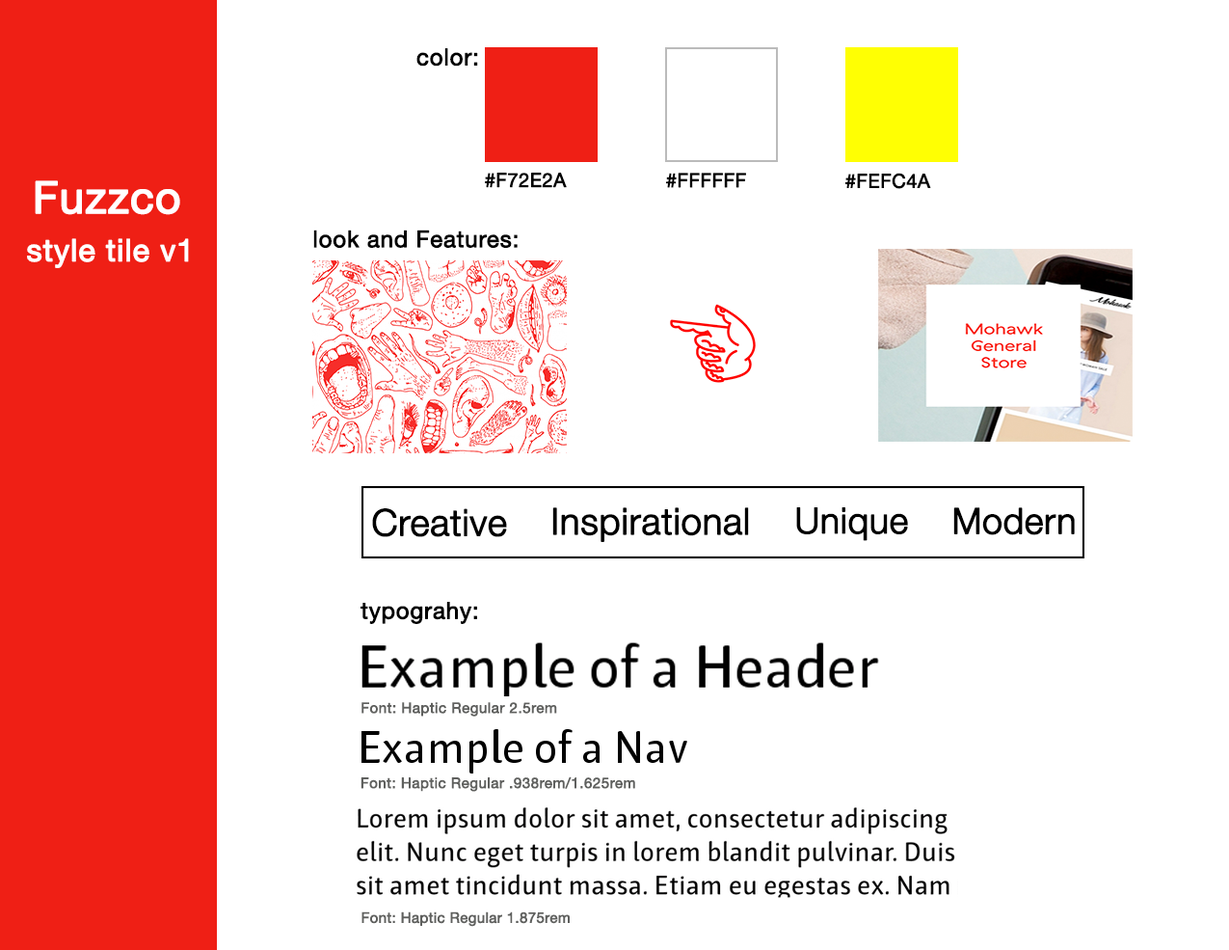
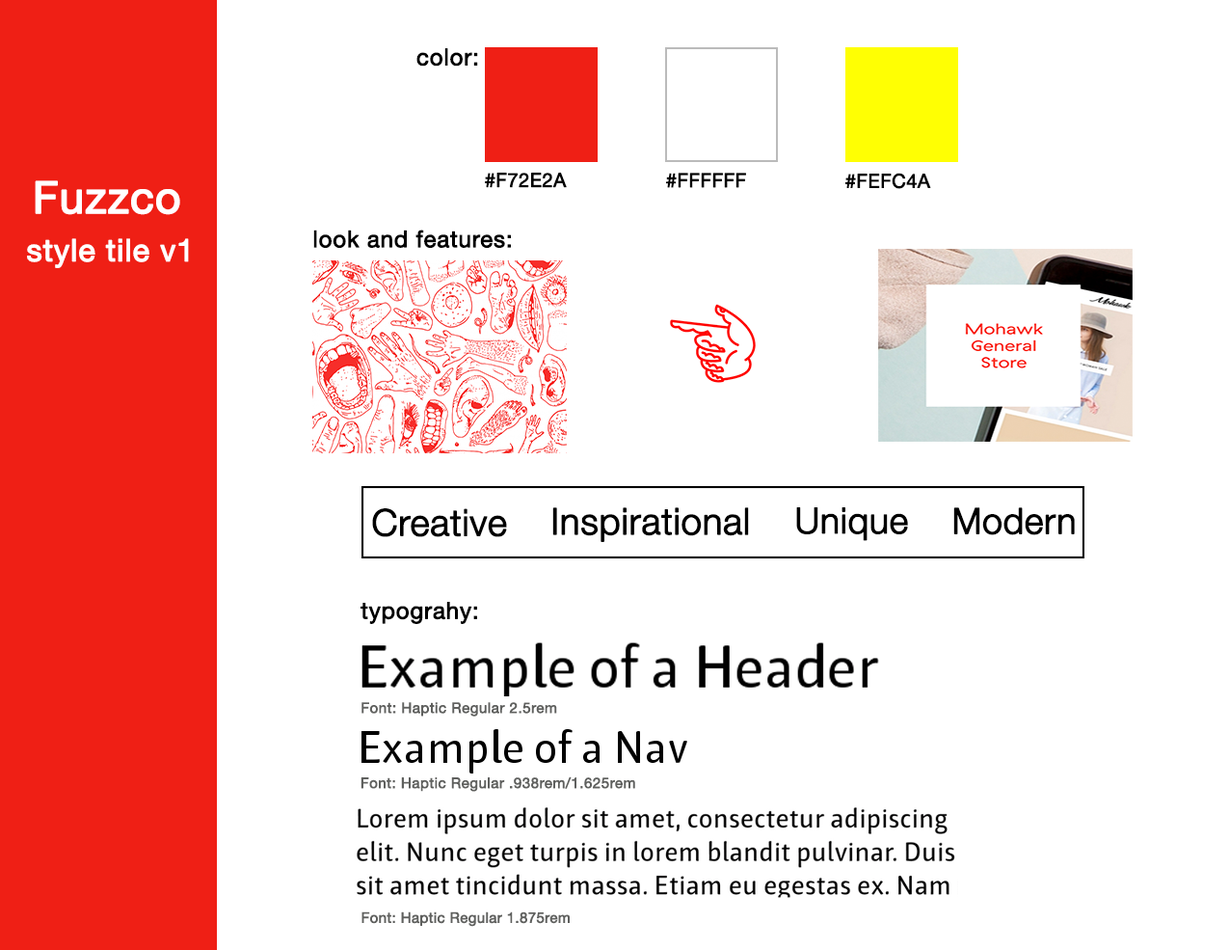
Before/after of a (1229, 950) layered artwork. What changed in the layer stack:
renamed "look and Features:" to "look and features:", painted on it over [415, 229, 518, 248]
